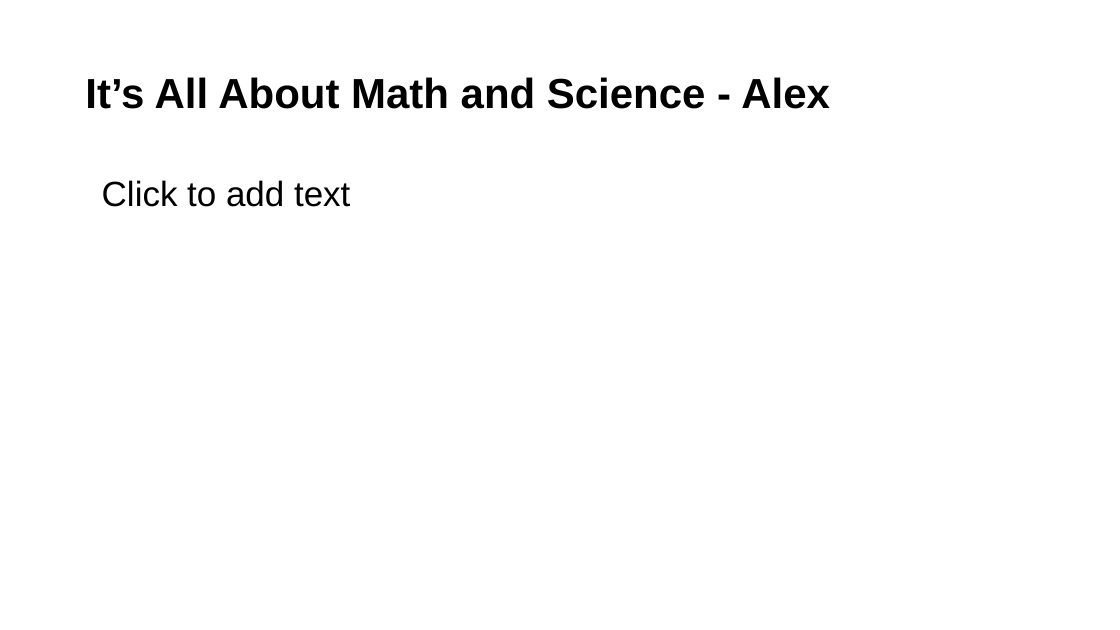
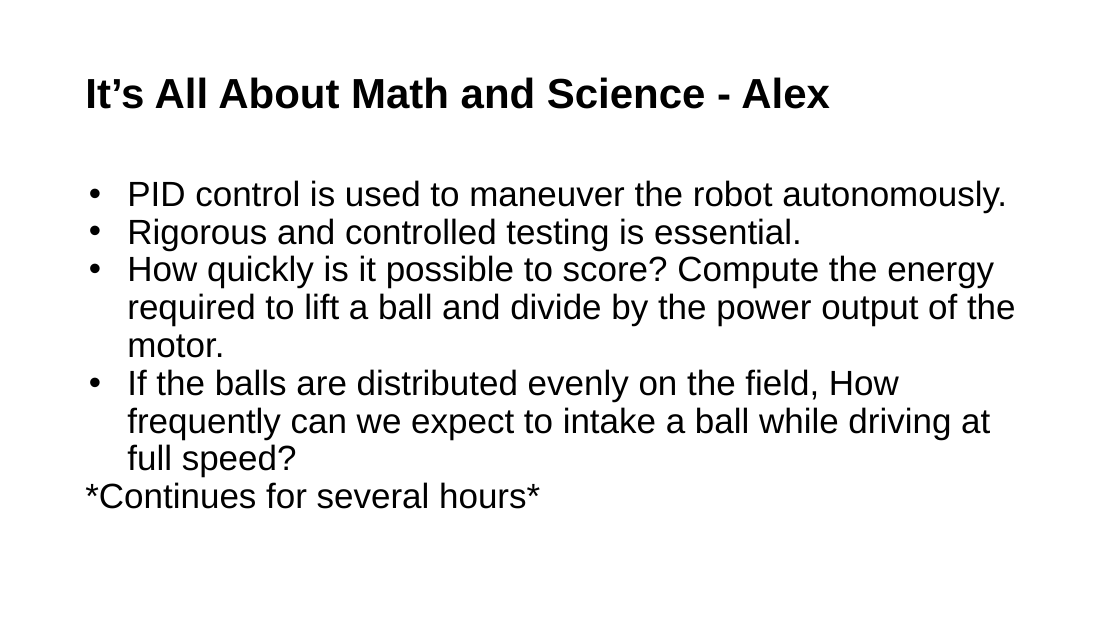
Before and after one commit to FTC7347/2015-Documentation, a slide deck: slide 26 of SeasonRecap.pptx. Drawn at 1120x630 pixels with LibreOffice and Linux fonts; fonts in the diff are those of the drawing. Boxes give left, top, right and bottom in pixels: in the first picture for what was removed or moved away, otherwise in the second. Text is boxed around its words. In the diff, an @@ line names an element or a change of style, - is before the commit and + after.

```diff
--- a/SeasonRecap.pptx
+++ b/SeasonRecap.pptx
@@ text at (x1=85, y1=180, x2=1016, y2=509): text changed @@
-Click to add text
+• PID control is used to maneuver the robot autonomously.
+• Rigorous and controlled testing is essential.
+• How quickly is it possible to score? Compute the energy required to lift a ball and divide by the power output of the motor.
+• If the balls are distributed evenly on the field, How frequently can we expect to intake a ball while driving at full speed?
+*Continues for several hours*
```
Also in this commit, not shown: 7 other slides changed.
